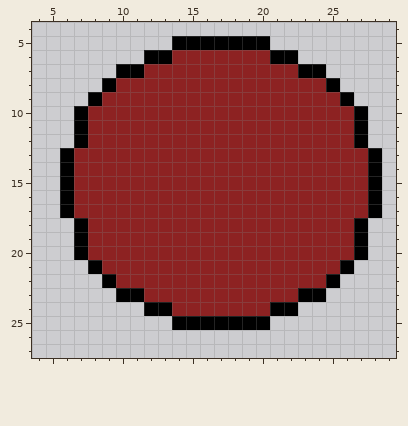
Pixel-art sprite -- ball.png. The picture above is the old version.
The file is 32x32 pixels. Shown: x 4..29, y 4..27.
Now the later version:
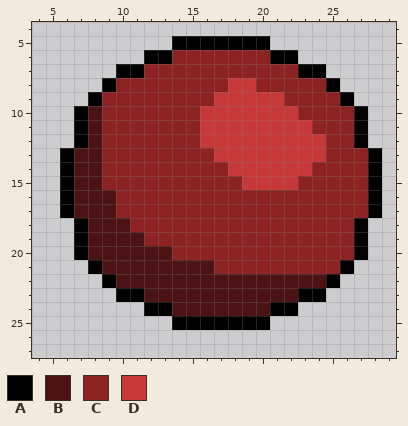
Palette (. is transparent): A #000000  B #4b1313  C #8d2222  D #c73838
Commit: ✨ Added musicnote + gravity for ball
Edits made:
y 8: x 18..19 CC -> DD
y 9: x 17..21 CCCCC -> DDDDD
y 10: x 8 C -> B; x 16..22 CCCCCCC -> DDDDDDD
y 11: x 8 C -> B; x 16..23 CCCCCCCC -> DDDDDDDD
y 12: x 8 C -> B; x 16..24 CCCCCCCCC -> DDDDDDDDD
y 13: x 7..8 CC -> BB; x 17..24 CCCCCCCC -> DDDDDDDD
y 14: x 7..8 CC -> BB; x 18..23 CCCCCC -> DDDDDD
y 15: x 7..8 CC -> BB; x 19..22 CCCC -> DDDD
y 16..17: x 7..9 CCC -> BBB
y 18: x 8..10 CCC -> BBB
y 19: x 8..11 CCCC -> BBBB
y 20: x 8..13 CCCCCC -> BBBBBB
y 21: x 9..16 CCCCCCCC -> BBBBBBBB
y 22: x 10..24 CCCCCCCCCCCCCCC -> BBBBBBBBBBBBBBB
y 23: x 12..22 CCCCCCCCCCC -> BBBBBBBBBBB
y 24: x 14..20 CCCCCCC -> BBBBBBB
Changed places in both pictures, as pixel boxes (x1, y1, x2, y2):
changed: (74, 78, 326, 316)
